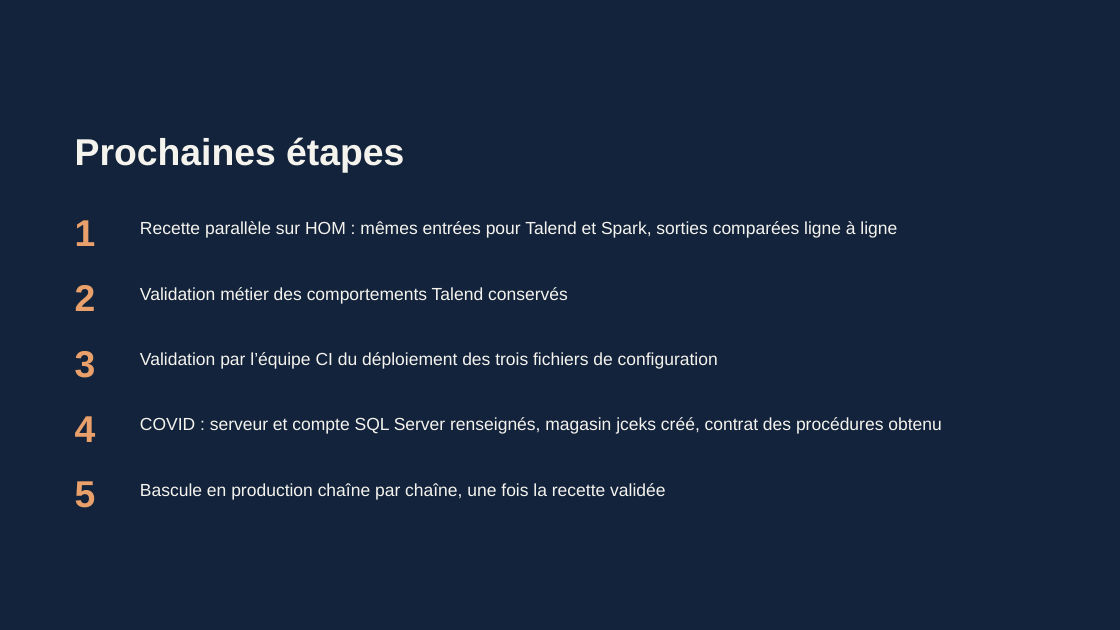
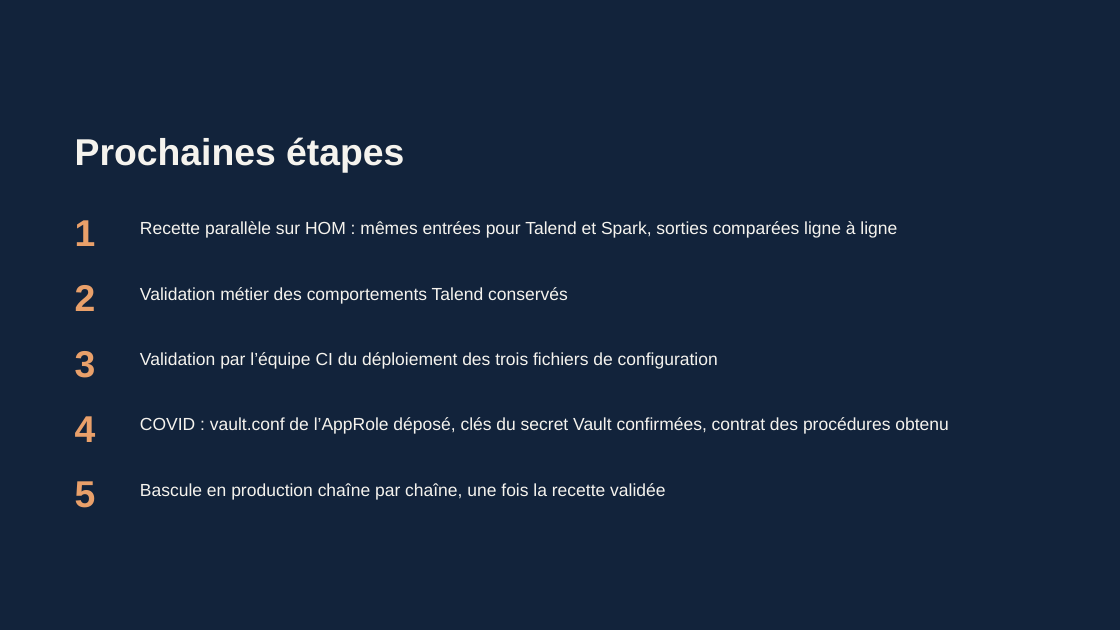
Before and after one commit to mlamouchi001/REO_SCALA, a slide deck: slide 24 of docs/Presentation_BSY_REO.pptx. Drawn at 1120x630 pixels with LibreOffice and Linux fonts; fonts in the diff are those of the drawing. Boxes give left, top, right and bottom in pixels: in the first picture for what was removed or moved away, otherwise in the second. Text is boxed around its words. In the diff, an @@ line names an element or a change of style, - is before the commit and + after.

Commit message:
Accès SQL Server de la chaîne COVID sur le modèle de PUSHSQLSERVER (Vault)
- Identifiants SQL Server lus dans Vault par AppRole (vault-java-driver) :
  roleId et secretId dans vault.conf (variable vault_config_file), nouvelles
  tentatives, secours de vault.conf, valeurs en clair en dernier recours ;
  le magasin jceks est retiré.
- Configuration dfin.bsy.reo.mssqlserver sur la structure de PUSHSQLSERVER
  (accès Vault commun, serveur, port, instance et base par environnement),
  même URL JDBC ; modèle conf/vault.conf.template, vault.conf ignoré par Git.
- Insertion par SQLServerBulkCopy en flux (SparkIteratorBulkData) au lieu de
  l'écriture JDBC Spark : colonnes alignées sur INFORMATION_SCHEMA, chaînes
  tronquées, lots validés au fil de l'eau.
- bin/run_reo.sh : spark3-submit surchargeable, jar unique de lib/ ou
  REO_JAR, refus de soumettre si la classe manque au jar, envoi de vault.conf
  au driver YARN.
- .gitattributes : fins de ligne LF forcées.
- Tests (204 au vert), documentation et présentation mises à jour.

```diff
--- a/docs/Presentation_BSY_REO.pptx
+++ b/docs/Presentation_BSY_REO.pptx
@@ text at bbox=[140, 417, 948, 434]: text changed @@
-COVID : serveur et compte SQL Server renseignés, magasin jceks créé, contrat des procédures obtenu
+COVID : vault.conf de l’AppRole déposé, clés du secret Vault confirmées, contrat des procédures obtenu
```
Also in this commit, not shown: 3 other slides changed, 17 other files.
